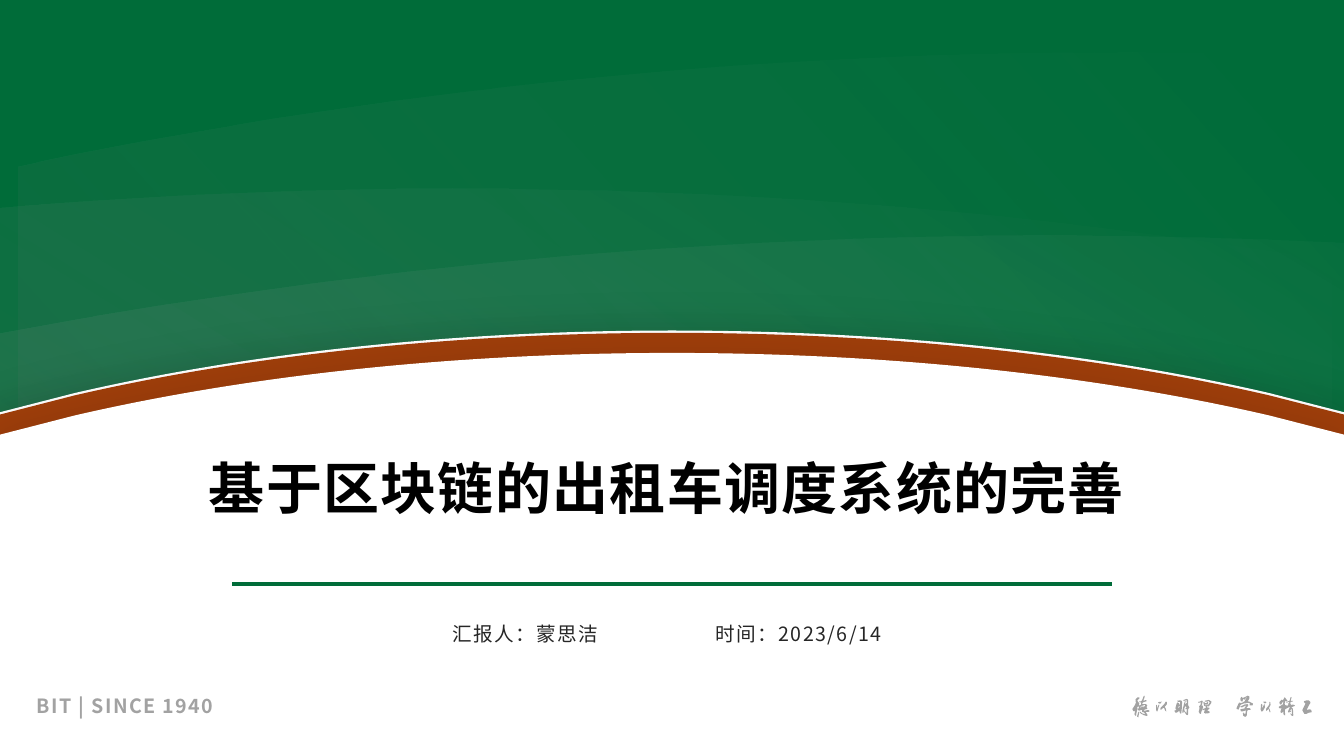
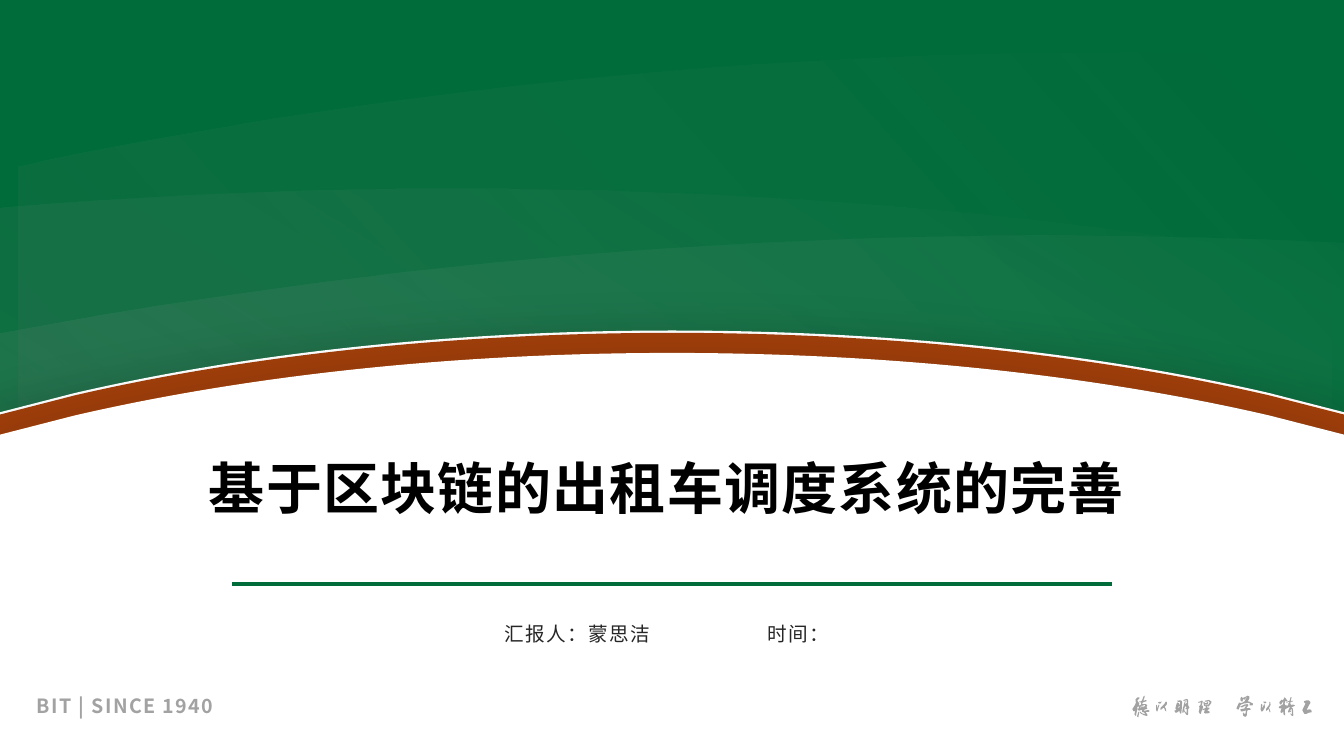
Before and after one commit to LancerEnk/GraduationDesign, a slide deck: slide 1 of doc/汇报ppt.pptx. Drawn at 1344x756 pixels with LibreOffice and Linux fonts; fonts in the diff are those of the drawing; background and template pictures are left out. Boxes give left, top, right and bottom in pixels: in the first picture for what was removed or moved away, otherwise in the second. Text is boxed around its words. In the diff, an @@ line names an element or a change of style, - is before the commit and + after.

Commit message:
更新了汇报ppt，修改了部分页面内容、补充了动画效果、添加了演示视频

```diff
--- a/doc/汇报ppt.pptx
+++ b/doc/汇报ppt.pptx
@@ text at (504,624,829,643): text changed @@
-汇报人：蒙思洁 时间：2023/6/14
+汇报人：蒙思洁 时间：
```
Also in this commit, not shown: 9 other slides changed, 3 slides added, 1 slide removed.
